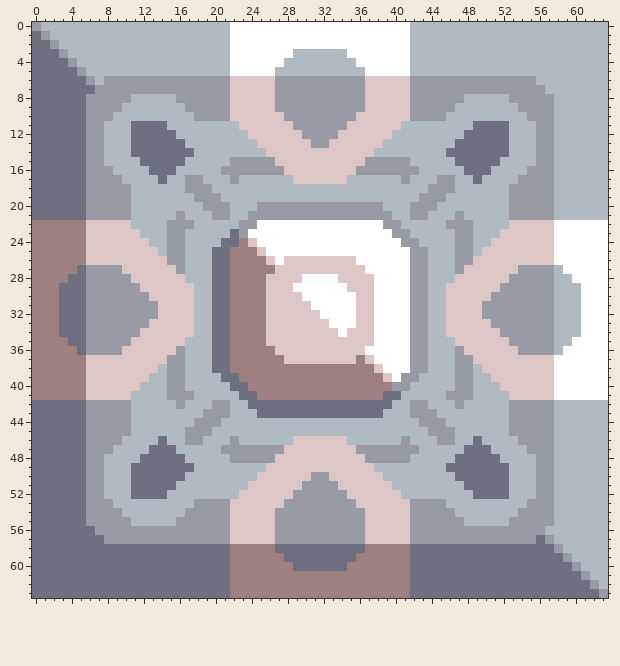
Edited in one commit: pixel-art file (sprites/small-core.aseprite). Above, as it was before the edit.
64x64 pixels, 1 frame.
The result:
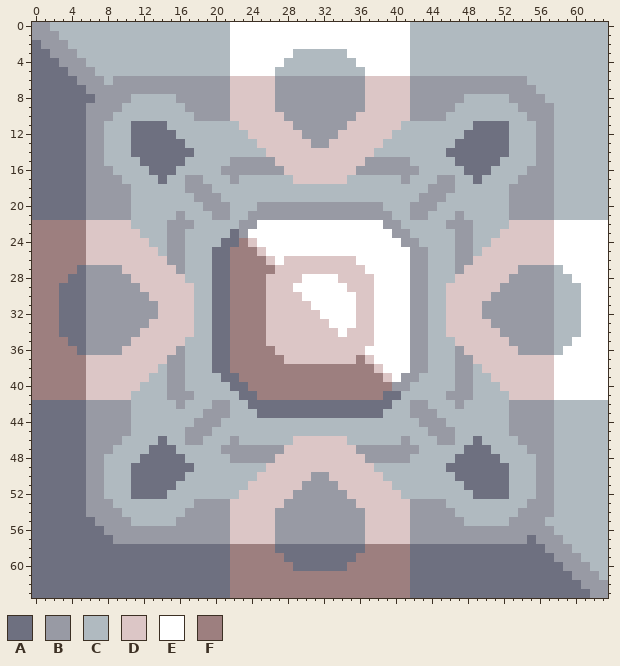
Palette (. is transparent): A #6e7080  B #989aa4  C #b0bac0  D #dcc6c6  E #ffffff  F #9d7f7f
Commit: Fixed Small Core's edge shading
Change:
{"where": "layer \"default/base\""}
{"y":0,"x":1,"old":"C","new":"B"}
{"y":1,"x":0,"old":"A","new":"B"}
{"y":1,"x":2,"old":"C","new":"B"}
{"y":2,"x":1,"old":"A","new":"B"}
{"y":2,"x":3,"old":"C","new":"B"}
{"y":3,"x":2,"old":"A","new":"B"}
{"y":3,"x":4,"old":"C","new":"B"}
{"y":4,"x":3,"old":"A","new":"B"}
{"y":4,"x":5,"old":"C","new":"B"}
{"y":5,"x":4,"old":"A","new":"B"}
{"y":5,"x":6,"old":"C","new":"B"}
{"y":6,"x":5,"old":"A","new":"B"}
{"y":6,"x":7,"old":"CB","new":"BC"}
{"y":6,"x":55,"old":"B","new":"C"}
{"y":7,"x":6,"old":"A","new":"B"}
{"y":7,"x":56,"old":"B","new":"C"}
{"y":8,"x":6,"old":"B","new":"A"}
{"y":8,"x":57,"old":"B","new":"C"}
{"y":55,"x":6,"old":"B","new":"A"}
{"y":55,"x":57,"old":"B","new":"C"}
{"y":56,"x":7,"old":"B","new":"A"}
{"y":56,"x":57,"old":"C","new":"B"}
{"y":57,"x":8,"old":"B","new":"A"}
{"y":57,"x":55,"old":"BA","new":"AB"}
{"y":57,"x":58,"old":"C","new":"B"}
{"y":58,"x":57,"old":"A","new":"B"}
{"y":58,"x":59,"old":"C","new":"B"}
{"y":59,"x":58,"old":"A","new":"B"}
{"y":59,"x":60,"old":"C","new":"B"}
{"y":60,"x":59,"old":"A","new":"B"}
{"y":60,"x":61,"old":"C","new":"B"}
{"y":61,"x":60,"old":"A","new":"B"}
{"y":61,"x":62,"old":"C","new":"B"}
{"y":62,"x":61,"old":"A","new":"B"}
{"y":62,"x":63,"old":"C","new":"B"}
{"y":63,"x":62,"old":"A","new":"B"}
